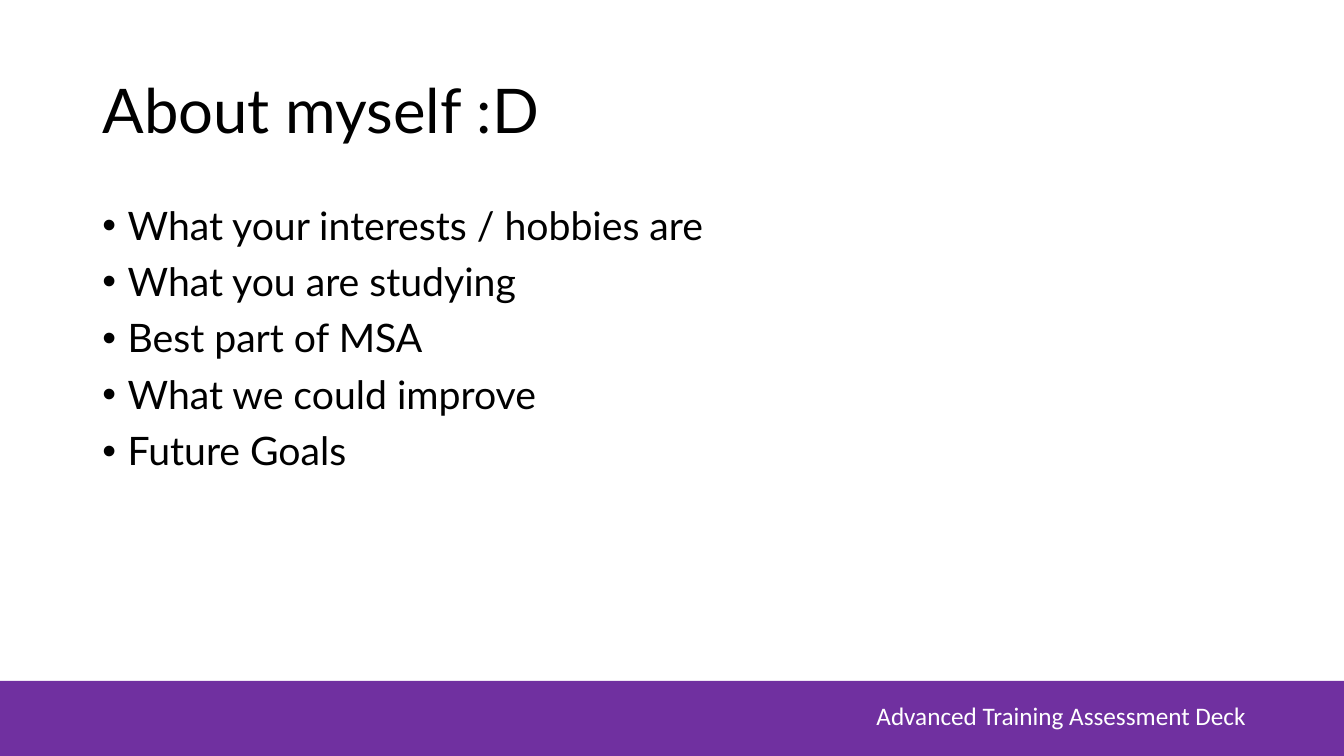
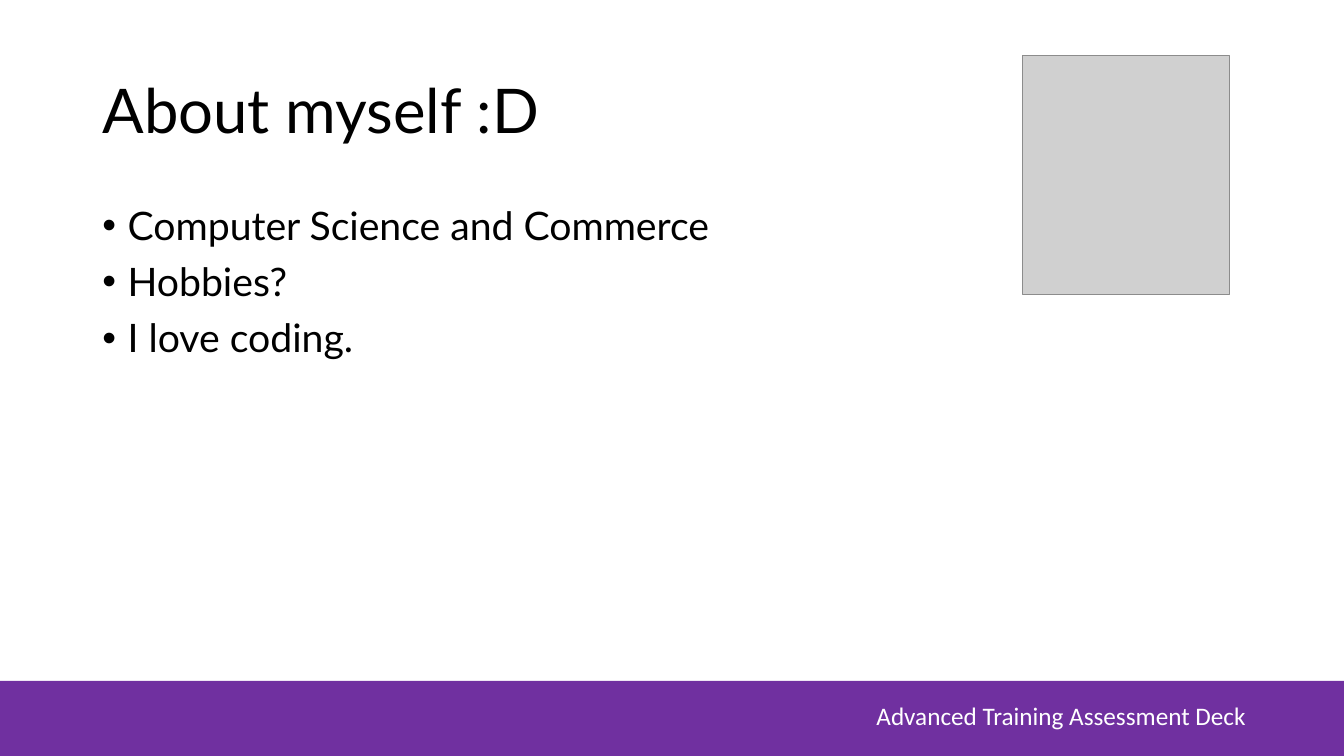
Before and after one commit to DaphneSee/ContosoBankLtd, a slide deck: slide 2 of MSA Assessment Deck.pptx. Drawn at 1344x756 pixels with LibreOffice and Linux fonts; fonts in the diff are those of the drawing; grey boxes stand for pictures; background and template pictures are left out. Boxes give left, top, right and bottom in pixels: in the first picture for what was removed or moved away, otherwise in the second. Text is boxed around its words. In the diff, an @@ line names an element or a change of style, - is before the commit and + after.

```diff
--- a/MSA Assessment Deck.pptx
+++ b/MSA Assessment Deck.pptx
@@ picture added at (1023,55,1230,294) @@
@@ text at (128,211,709,359): text changed @@
-• What your interests / hobbies are
-• What you are studying
-• Best part of MSA
-• What we could improve
-• Future Goals
+• Computer Science and Commerce
+• Hobbies?
+• I love coding.
```
Also in this commit, not shown: 5 other slides changed, 3 slides added, 2 slides removed, 4 other files.
